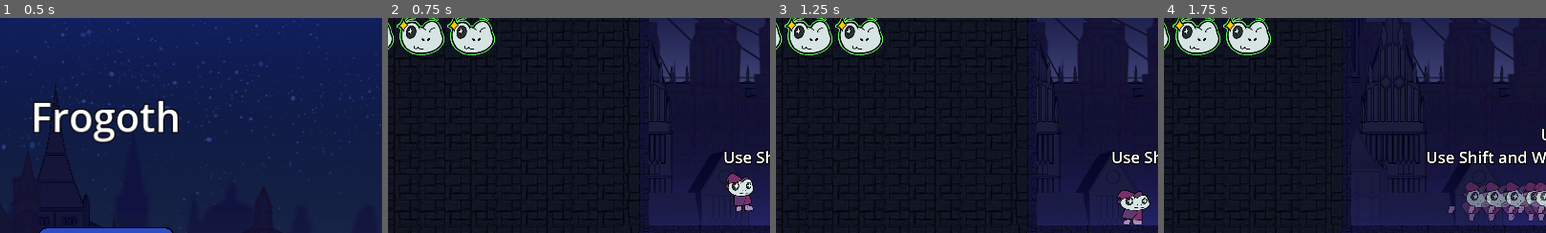
Above: before the commit, frames 1-4 (left to right).
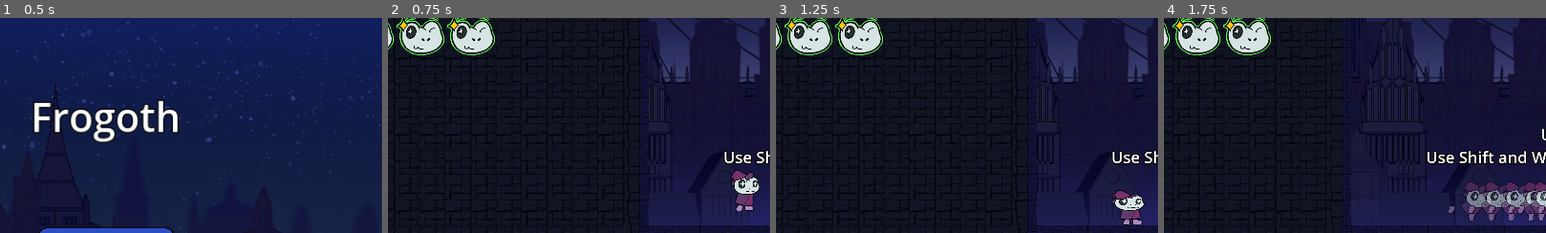
Above: after the commit, the same moments.

Repository: DerBrotDoktor/Frogoth
Game: Godot game, scene res://scenes/main/main.tscn
Same seed, same stepped clock (60 frames per second), same inputs: the game is played once before the commit and once after it.
Inputs:
- Up to frame 1 (0.5 s): no input
- Up to frame 2 (0.75 s): click "Start" at 0.5 s
- Up to frame 3 (1.25 s): no input
- Up to frame 4 (1.75 s): hold D (right) from 1.28 s (still down); tap Shift (dash) at 1.35 s; tap Space (jump) at 1.52 s
The pictures show only the part of the screen within x 6-56%, y 2-52%; the shares and areas given below are measured in that part.

Frame 1 is identical in both runs. In frame 2, 0.8% of the frame differs, in the area x 88-98%, y 70-90%; in frame 3, 0.7%; in frame 4, nothing differs.

Commit message:
Added: Controller help screen Changed: Pause menu in main menu

Diff:
--- a/project.godot
+++ b/project.godot
@@ -100,6 +100,12 @@
 , Object(InputEventJoypadButton,"resource_local_to_scene":false,"resource_name":"","device":-1,"button_index":6,"pressure":0.0,"pressed":true,"script":null)
 ]
 }
+controller_help={
+"deadzone": 0.5,
+"events": [Object(InputEventKey,"resource_local_to_scene":false,"resource_name":"","device":-1,"window_id":0,"alt_pressed":false,"shift_pressed":false,"ctrl_pressed":false,"meta_pressed":false,"pressed":false,"keycode":0,"physical_keycode":72,"key_label":0,"unicode":104,"echo":false,"script":null)
+, Object(InputEventJoypadButton,"resource_local_to_scene":false,"resource_name":"","device":-1,"button_index":9,"pressure":0.0,"pressed":true,"script":null)
+]
+}
 
 [layer_names]
 
--- a/scenes/main/Canvas.gd
+++ b/scenes/main/Canvas.gd
@@ -3,12 +3,20 @@
 func _process(delta):
 	if Input.is_action_just_pressed("pause_menu"):
 		toggle_pause_menu()
+	if Input.is_action_pressed("controller_help") and not get_tree().paused:
+		if not $ControllerSettingsUI.visible:
+			get_tree().paused = true
+			switch_to_child("ControllerSettingsUI")
+	elif Input.is_action_just_released("controller_help"):
+		if $ControllerSettingsUI.visible:
+			get_tree().paused = false
+			switch_to_child("UserInterface")
 
 func toggle_pause_menu():
 	if $PauseMenu.visible:
 		switch_to_child("UserInterface")
 		get_tree().paused = false
-	else:
+	elif not get_tree().paused:
 		switch_to_child("PauseMenu")
 		get_tree().paused = true
 
--- a/scenes/main/main.tscn
+++ b/scenes/main/main.tscn
@@ -18,6 +18,7 @@
 [ext_resource type="Script" path="res://scenes/main/Canvas.gd" id="9_77551"]
 [ext_resource type="PackedScene" uid="uid://c6nm6w83jynbs" path="res://scenes/menus/pause_menu.tscn" id="10_u7rrt"]
 [ext_resource type="PackedScene" uid="uid://cj5y0tnco4cx1" path="res://scenes/menus/level_finish_screen.tscn" id="14_nbfd2"]
+[ext_resource type="PackedScene" uid="uid://i70bm8lucd7m" path="res://scenes/menus/controller_settings_ui.tscn" id="17_8mvke"]
 
 [node name="Main" type="Node" node_paths=PackedStringArray("player")]
 script = ExtResource("1_wtrgv")
@@ -70,6 +71,8 @@
 
 [node name="LevelFinishScreen" parent="Canvas" instance=ExtResource("14_nbfd2")]
 
+[node name="ControllerSettingsUI" parent="Canvas" instance=ExtResource("17_8mvke")]
+
 [node name="Player" parent="." instance=ExtResource("3_cw4d6")]
 z_index = 2
 
--- a/scenes/menus/controller_settings_ui.tscn
+++ b/scenes/menus/controller_settings_ui.tscn
@@ -11,7 +11,7 @@
 line_spacing = 25.0
 font_size = 28
 
-[node name="controller_settings_UI" type="Control"]
+[node name="ControllerSettingsUI" type="Control"]
 layout_mode = 3
 anchors_preset = 15
 anchor_right = 1.0
--- a/scenes/menus/level_select_menu.gd
+++ b/scenes/menus/level_select_menu.gd
@@ -8,6 +8,7 @@
 
 func _on_visibility_changed():
 	if $VerticalContainer/LevelMargin/LevelGrid/Level1Button.is_inside_tree() and visible:
+		get_tree().paused = true
 		$VerticalContainer/LevelMargin/LevelGrid/Level1Button.grab_focus()
 
 
--- a/scenes/menus/main_menu.gd
+++ b/scenes/menus/main_menu.gd
@@ -2,6 +2,7 @@
 
 func _ready():
 	$VerticalContainer/StartButton.grab_focus()
+	get_tree().paused = true
 
 func _on_start_button_button_down():
 	get_parent().load_level_by_index(0)
@@ -15,4 +16,5 @@
 
 func _on_visibility_changed():
 	if $VerticalContainer/StartButton.is_inside_tree() and visible:
+		get_tree().paused = true
 		$VerticalContainer/StartButton.grab_focus()
Not shown: 1 places in scenes/main/main.tscn that only renumber resources
Not shown: 1 places in scenes/menus/controller_settings_ui.tscn that only renumber resources
Not shown: 1 places in scenes/player/user_interface.tscn that only renumber resources
